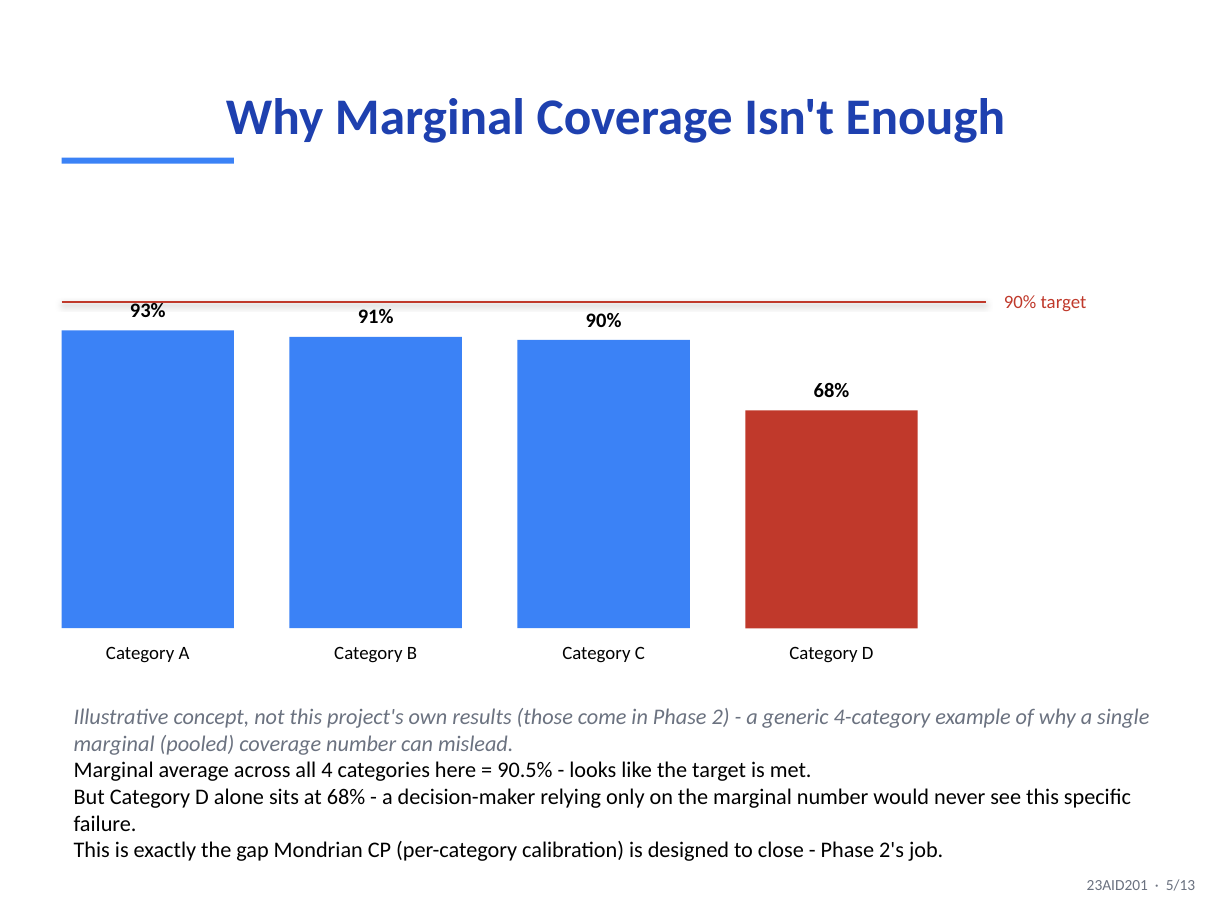
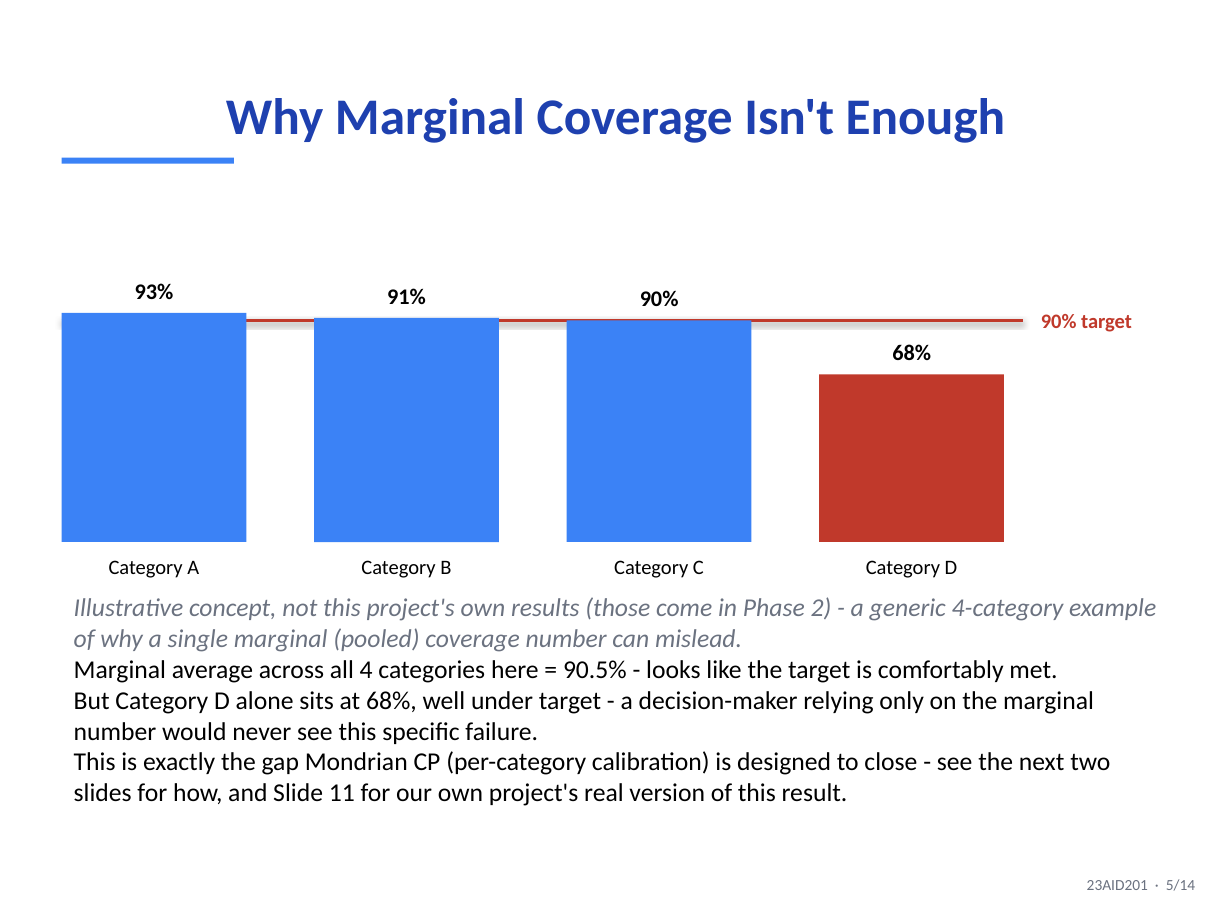
Before and after one commit to DUNE-ODYSSEY/Mondrian-Conformal-Prediction-On-Discrete-Event-Simulation, a slide deck: slide 5 of slides/mid_sem_presentation.pptx. Drawn at 1232x924 pixels with LibreOffice and Linux fonts; fonts in the diff are those of the drawing. Boxes give left, top, right and bottom in pixels: in the first picture for what was removed or moved away, otherwise in the second. Text is boxed around its words. In the diff, an @@ line names an element or a change of style, - is before the commit and + after.

```diff
--- a/slides/mid_sem_presentation.pptx
+++ b/slides/mid_sem_presentation.pptx
@@ text "93%": place and size @@
-text "93%" at (130,301,166,317)
+text "93%" at (135,283,174,299)
@@ text "91%": place and size @@
-text "91%" at (358,309,394,323)
+text "91%" at (387,288,426,304)
@@ text "90%": place and size @@
-text "90%" at (586,313,622,327)
+text "90%" at (640,290,679,307)
@@ line moved from (62, 302) - (986, 302) to (62, 320) - (1023, 320) @@
@@ rectangle: place and size @@
-rectangle at (62,330,234,628)
+rectangle at (62,313,246,542)
@@ rectangle: place and size @@
-rectangle at (290,336,462,628)
+rectangle at (314,318,499,542)
@@ rectangle: place and size @@
-rectangle at (517,340,690,628)
+rectangle at (567,320,752,542)
@@ text "90% target": place and size @@
-text "90% target" at (1004,295,1087,312)
+text "90% target" at (1041,314,1132,332)
@@ text "90% target" at (1041,314,1132,332): size 11 to 12 pt, bold on @@
@@ size 12 to 13 pt in 4 elements at (135,283,174,299), (387,288,426,304), (640,290,679,307), (892,344,931,360) @@
@@ text "68%": place and size @@
-text "68%" at (814,383,850,397)
+text "68%" at (892,344,931,360)
@@ rectangle: place and size @@
-rectangle at (745,410,918,628)
+rectangle at (819,375,1004,542)
@@ text "Category A": place and size @@
-text "Category A" at (106,646,190,663)
+text "Category A" at (109,560,199,578)
@@ text "Category B": place and size @@
-text "Category B" at (334,647,417,663)
+text "Category B" at (361,560,451,578)
@@ text "Category C": place and size @@
-text "Category C" at (562,646,645,663)
+text "Category C" at (614,560,704,578)
@@ size 11 to 12 pt in 4 elements at (109,560,199,578), (361,560,451,578), (614,560,704,578), (866,560,958,578) @@
@@ text "Category D": place and size @@
-text "Category D" at (789,646,874,663)
+text "Category D" at (866,560,958,578)
@@ text "Illustrative concept, not this project's ...": place and size @@
-text "Illustrative concept, not this project's ..." at (74,708,1149,861)
+text "Illustrative concept, not this project's ..." at (74,597,1156,806)
@@ text at (74,597,1156,652): size 13 to 15 pt in "Illustrative concept, not this project's own results ..." @@
@@ text at (74,660,1110,806): text changed; size 13 to 15 pt @@
-Marginal average across all 4 categories here = 90.5% - looks like the target is met.
-But Category D alone sits at 68% - a decision-maker relying only on the marginal number would never see this specific failure.
-This is exactly the gap Mondrian CP (per-category calibration) is designed to close - Phase 2's job.
+Marginal average across all 4 categories here = 90.5% - looks like the target is comfortably met.
+But Category D alone sits at 68%, well under target - a decision-maker relying only on the marginal number would never see this specific failure.
+This is exactly the gap Mondrian CP (per-category calibration) is designed to close - see the next two slides for how, and Slide 11 for our own project's real version of this result.
@@ text at (1087,879,1195,891): text changed @@
-23AID201 · 5/13
+23AID201 · 5/14
```
Also in this commit, not shown: 11 other slides changed, 1 slide added, 1 other file.
